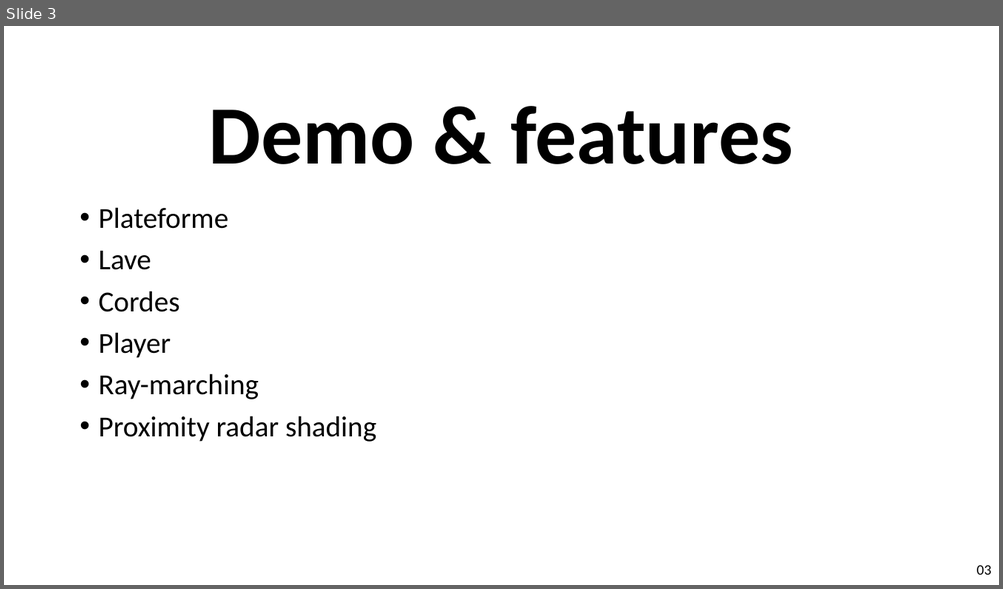
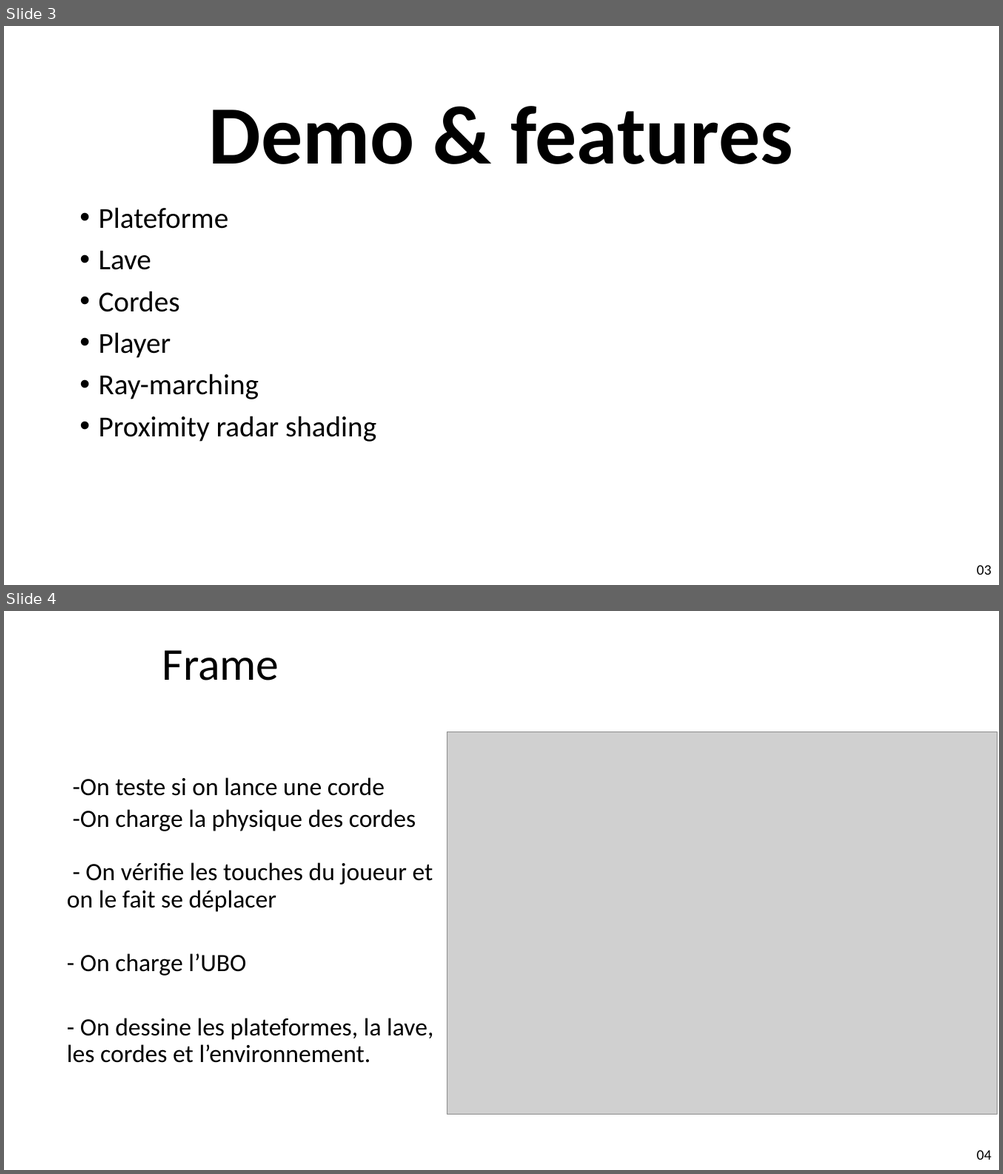
Before and after one commit to Megakitraz/Projet_Rendu_RopeMan, a slide deck: Diapo/RopeMan_Presentation.pptx. Shown one above the other, each under a label of ours: slide 3 before the commit, slides 3 and 4 after it. The pictures are 1003x589 and 1003x1174 pixels, drawn with LibreOffice and Linux fonts; fonts in the diff are those of the drawing; grey boxes stand for pictures; background and template pictures are left out. Boxes give left, top, right and bottom in pixels: in the first picture for what was removed or moved away, otherwise in the second. Text is boxed around its words. In the diff, an @@ line names an element or a change of style, - is before the commit and + after.

```diff
--- a/Diapo/RopeMan_Presentation.pptx
+++ b/Diapo/RopeMan_Presentation.pptx
@@ slide 4 added at [4, 611, 999, 1170], background picture (left out) @@
@@ title added at [162, 650, 279, 681], 44 pt, text #000000 @@
+Frame
@@ picture added at [447, 732, 997, 1115] @@
@@ text added at [67, 777, 433, 1063], 24 pt, text #000000 @@
+-On teste si on lance une corde
+-On charge la physique des cordes
+- On vérifie les touches du joueur et on le fait se déplacer
+- On charge l’UBO
+- On dessine les plateformes, la lave, les cordes et l’environnement.
@@ text added at [976, 1150, 991, 1160], 14 pt, text #000000 @@
+04
```
Also in this commit, not shown: 2 slides changed, 1 slide removed.
